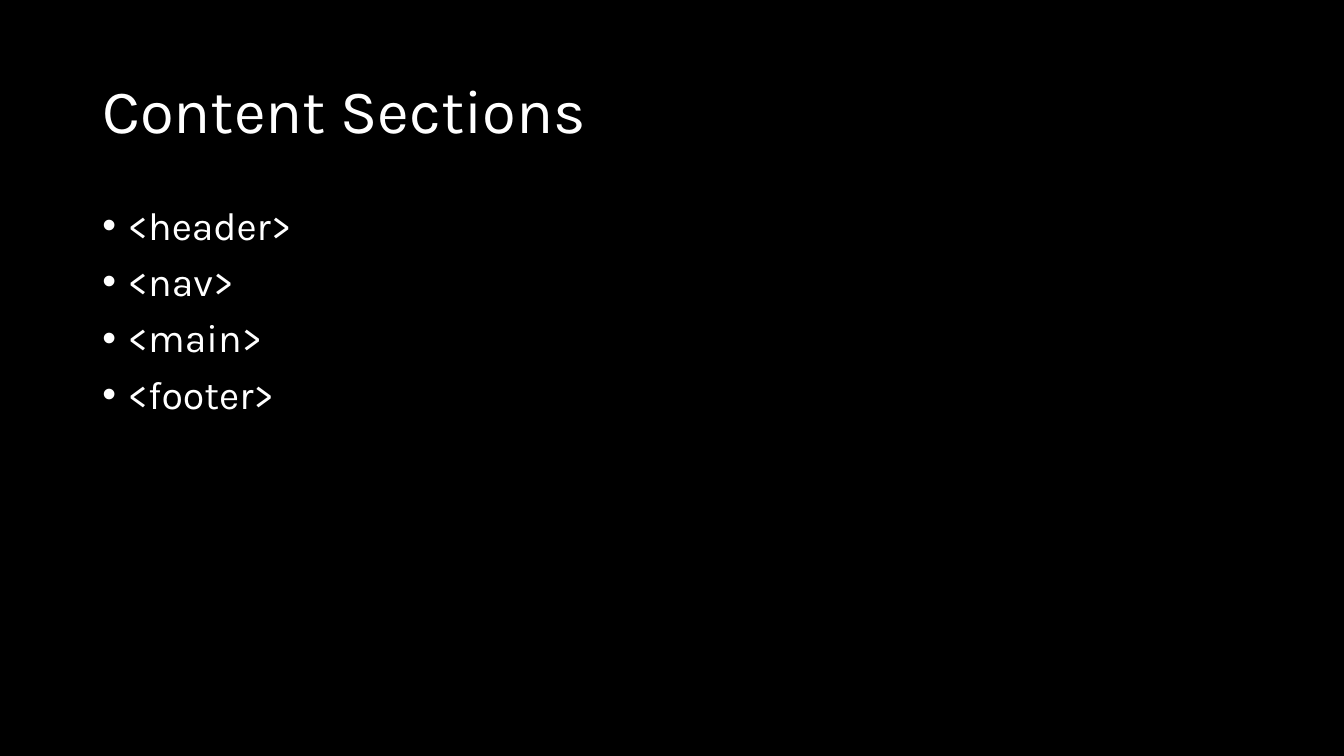
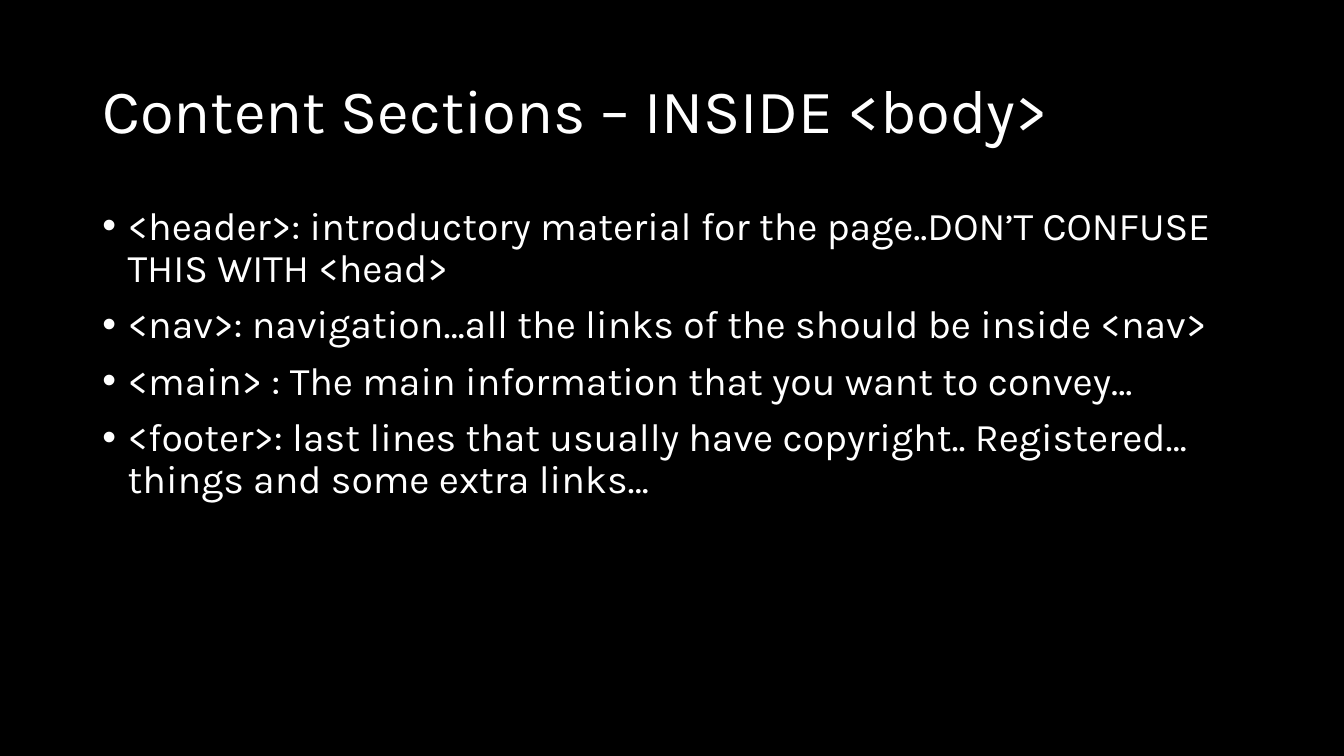
Before and after one commit to natiquekeyin/fall2024, a slide deck: slide 8 of FrontEnd/Week2/Week 2.pptx. Drawn at 1344x756 pixels with LibreOffice and Linux fonts; fonts in the diff are those of the drawing. Boxes give left, top, right and bottom in pixels: in the first picture for what was removed or moved away, otherwise in the second. Text is boxed around its words. In the diff, an @@ line names an element or a change of style, - is before the commit and + after.

```diff
--- a/FrontEnd/Week2/Week 2.pptx
+++ b/FrontEnd/Week2/Week 2.pptx
@@ title at bbox=[102, 90, 1048, 148]: text changed @@
-Content Sections
+Content Sections – INSIDE <body>
@@ text at bbox=[128, 213, 1211, 503]: text changed @@
-• <header>
-• <nav>
-• <main>
-• <footer>
+• <header>: introductory material for the page..DON’T CONFUSE THIS WITH <head>
+• <nav>: navigation…all the links of the should be inside <nav>
+• <main> : The main information that you want to convey…
+• <footer>: last lines that usually have copyright.. Registered… things and some extra links…
```
Also in this commit, not shown: 6 other slides changed, 1 slide added, 6 other files.
